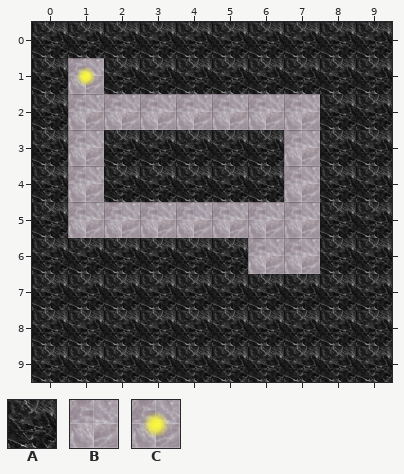
Two versions of a level (Tiled map, public/dragon/cave_map.tmx). The picture above is the old version.
Cells are 64x64 px. Shown: x 0..9, y 0..9. The commit also replaced the tileset; all pictures use the new one.
Key: from "tiles": A 5, B 6, C 7.
_ is an empty cell.
Layer "floor" before, first column x 0:
 0 AAAAAAAAAA
 1 ACAAAAAAAA
 2 ABBBBBBBAA
 3 ABAAAAABAA
 4 ABAAAAABAA
 5 ABBBBBBBAA
 6 AAAAAABBAA
 7 AAAAAAAAAA
 8 AAAAAAAAAA
 9 AAAAAAAAAA
And afterwards:
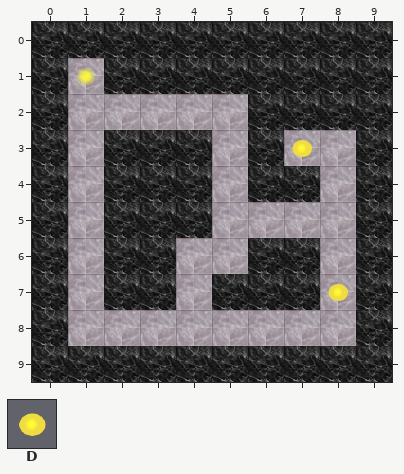
Further tiles: from "tiles": D 8.
Tiles of an added or newly shown layer are drawn over the layers below it.
The commit says: [dragon] treasures layer
Edits made:
Layer "floor":
y 2: x 6..7 BB -> AA
y 3: x 5 A -> B; x 8 A -> B
y 4: x 5 A -> B; x 7..8 BA -> AB
y 5: x 2..4 BBB -> AAA; x 8 A -> B
y 6: x 1 A -> B; x 4..8 AABBA -> BBAAB
y 7: x 1 A -> B; x 4 A -> B; x 8 A -> B
y 8: x 1..8 AAAAAAAA -> BBBBBBBB
Layer "treasures" (added):
y 3: x 7 _ -> D
y 7: x 8 _ -> D
